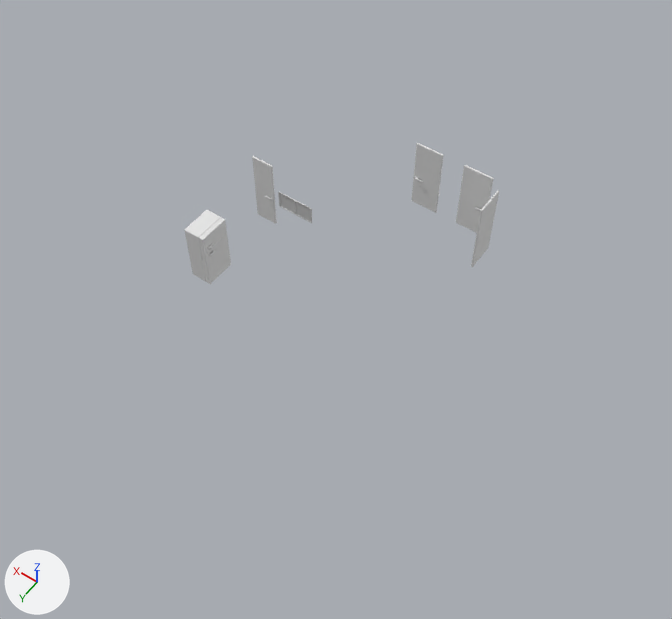
An edit to the Blender file Models/breakfast with my son room.blend, drawn before and after from the same camera.
Both versions are drawn from a 50 mm lens placed at (-9.4, 15.82, 21.83), pointed at (0.21, 2.35, 0.67). Arrows for +X, +Y and +Z are at lower left; the lights stay in place.

In view in the first picture: 'door handle', 'door handle.001', 'door handle.002', 'door handle.003', 'refrigerator closet'.
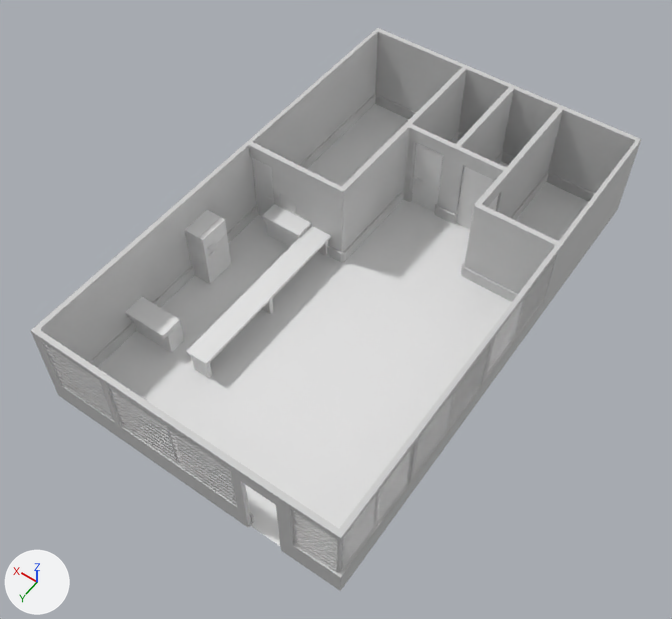
The change, as a list of edits to the scene's bpy script:
```text
Add me_rect5591_008:
    me_rect5591_008.from_pydata(...)  # 3112 vertices, 3133 faces; spans x -4.51..4.7, y -1.37..8.81, z 0.79..2.87
    me_rect5591_008.materials.append(mat_walls)  # its picture is missing
Add me_rect5591_007:
    me_rect5591_007.from_pydata(...)  # 416 vertices, 104 faces; spans x -4.53..4.61, y -1.29..8.85, z 0.81..2.85
    me_rect5591_007.materials.append(mat_walls)  # its picture is missing
Change ob_walls:
    remove ob_walls.hide_set(True)
Change ob_plane:
    remove ob_plane.hide_set(True)
Change ob_bar_table:
    remove ob_bar_table.hide_set(True)
Change ob_walls_001:
    remove ob_walls_001.hide_set(True)
Add ob_big_windows_bin:
    ob_big_windows_bin = bpy.data.objects.new('big windows bin', me_rect5591_008)
    ob_big_windows_bin.location = (0.0, 0.0, 0.0)
    _vg = ob_big_windows_bin.vertex_groups.new(name='bevel')
    _m = ob_big_windows_bin.modifiers.new('Bevel', 'BEVEL')
    _m.width = 0.048
    _m.width_pct = 0.048
    _m.angle_limit = 1.396
    _m.vertex_group = 'bevel'
Add ob_blinds:
    ob_blinds = bpy.data.objects.new('blinds', me_rect5591_007)
    ob_blinds.location = (0.0, 0.0, 0.0)
    _m = ob_blinds.modifiers.new('Solidify', 'SOLIDIFY')
    _m.thickness = 0.025
    _m.nonmanifold_thickness_mode = 'FIXED'
    _m.nonmanifold_merge_threshold = 0.0003
```

Pixel boxes (x1, y1, x2, y2) of what changed, in the pictures (672 x 619 px):
'walls', shown: after (31, 28, 641, 591)
'Plane', shown: after (97, 104, 589, 564)
'blinds', added: after (45, 257, 556, 571)
'bar table', shown: after (125, 204, 331, 378)
'walls.001', shown: after (89, 94, 595, 523)
'big windows bin', added: after (46, 256, 556, 572)
